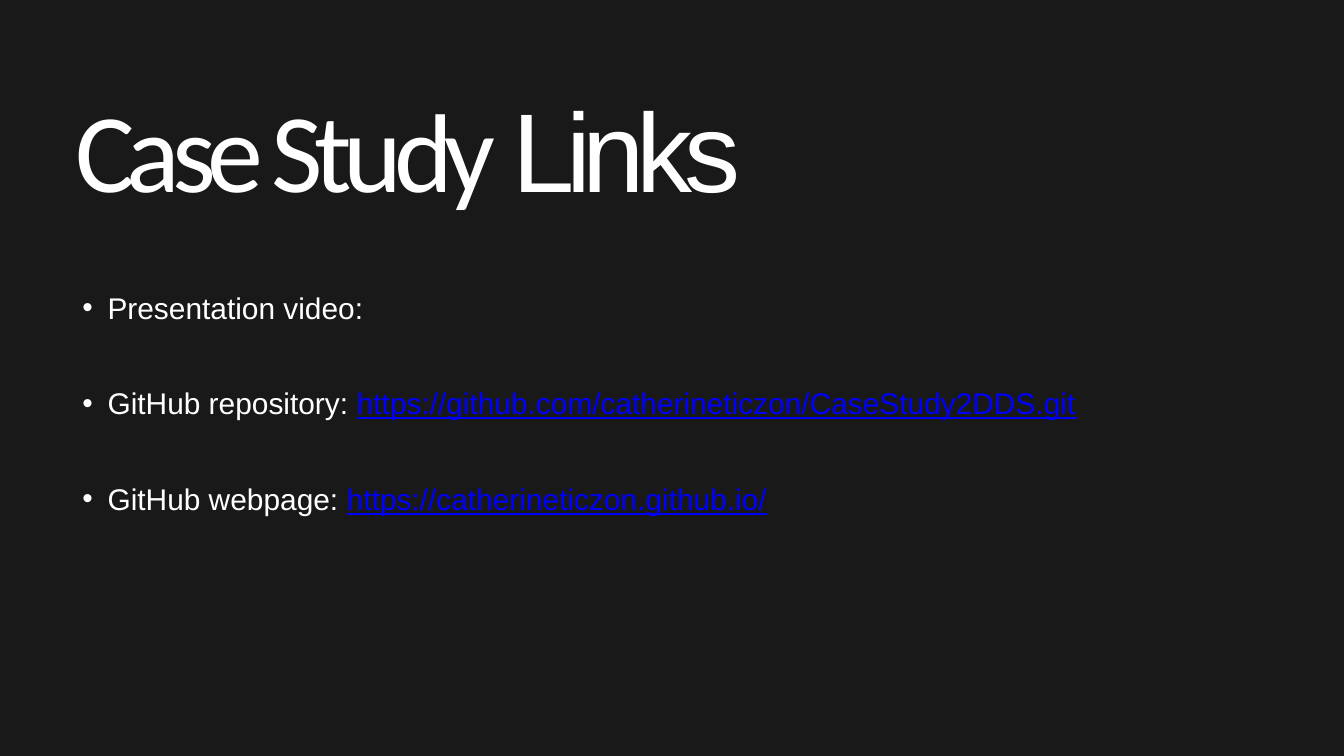
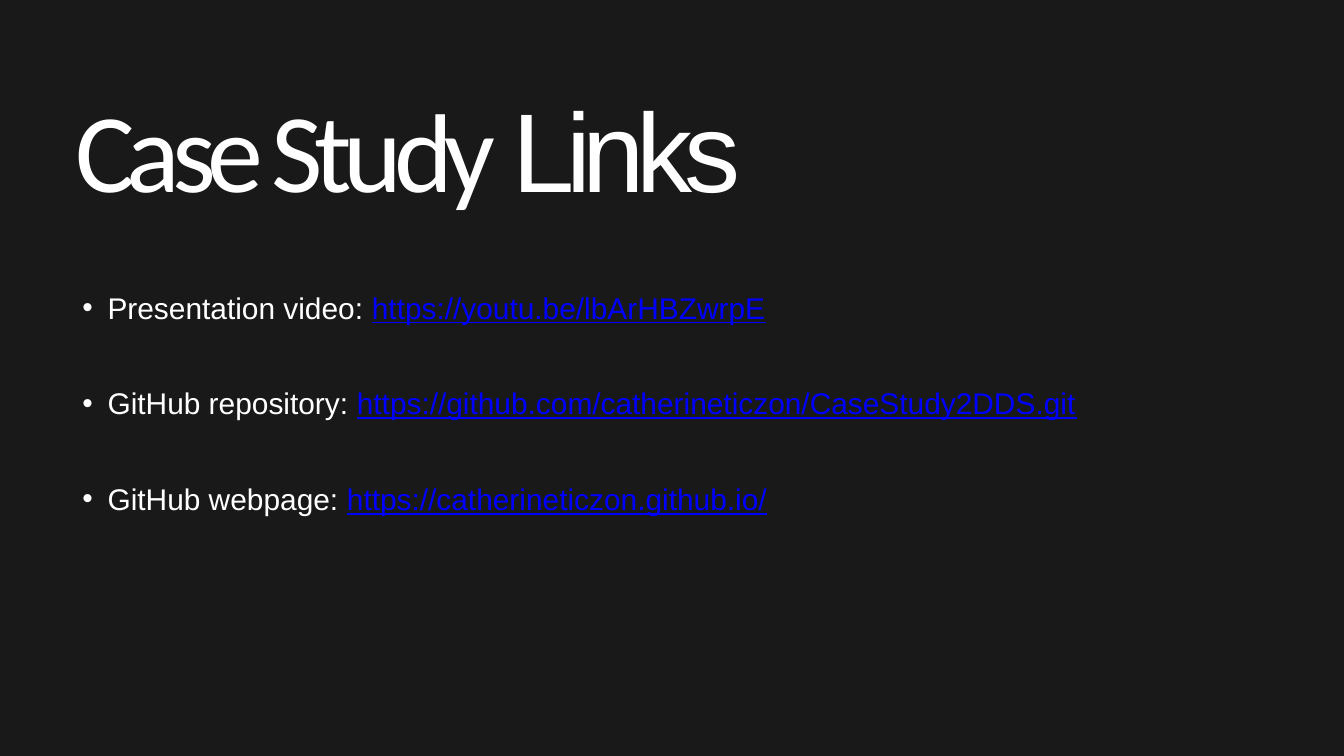
Before and after one commit to catherineticzon/CaseStudy2DDS, a slide deck: slide 23 of CaseStudy2Ticzon_Slides.pptx. Drawn at 1344x756 pixels with LibreOffice and Linux fonts; fonts in the diff are those of the drawing. Boxes give left, top, right and bottom in pixels: in the first picture for what was removed or moved away, otherwise in the second. Text is boxed around its words. In the diff, an @@ line names an element or a change of style, - is before the commit and + after.

```diff
--- a/CaseStudy2Ticzon_Slides.pptx
+++ b/CaseStudy2Ticzon_Slides.pptx
@@ text at [108, 297, 765, 324]: text changed; text colour #FFFFFF to #0000FF @@
-• Presentation video:
+• Presentation video: https://youtu.be/lbArHBZwrpE
```
